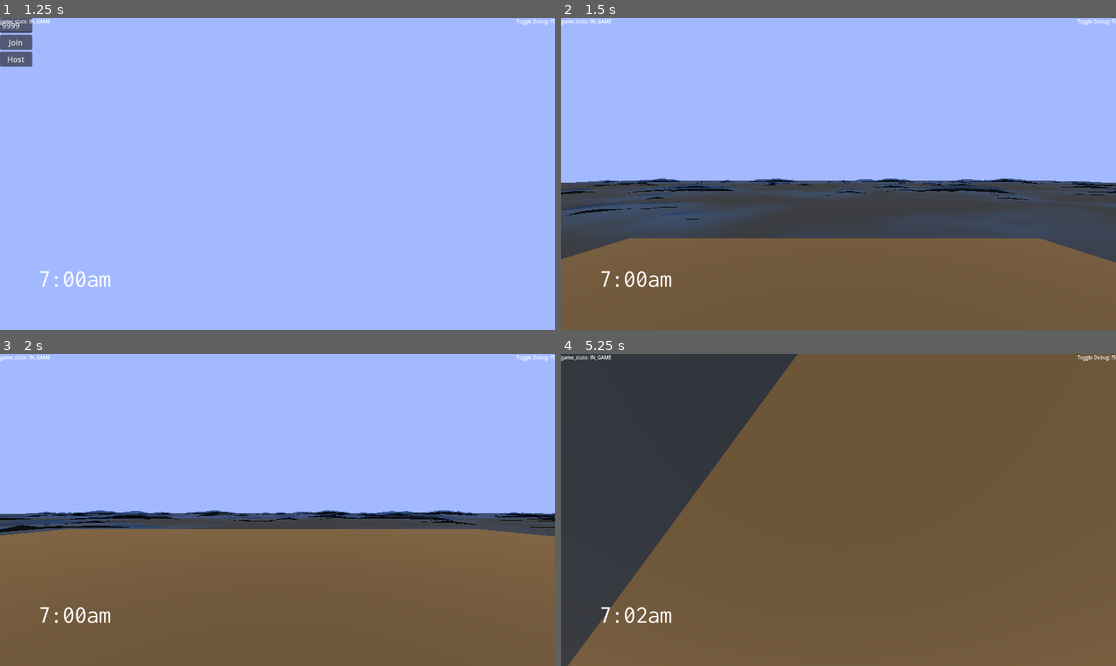
Above: before the commit, frames 1-4 (two rows, left to right).
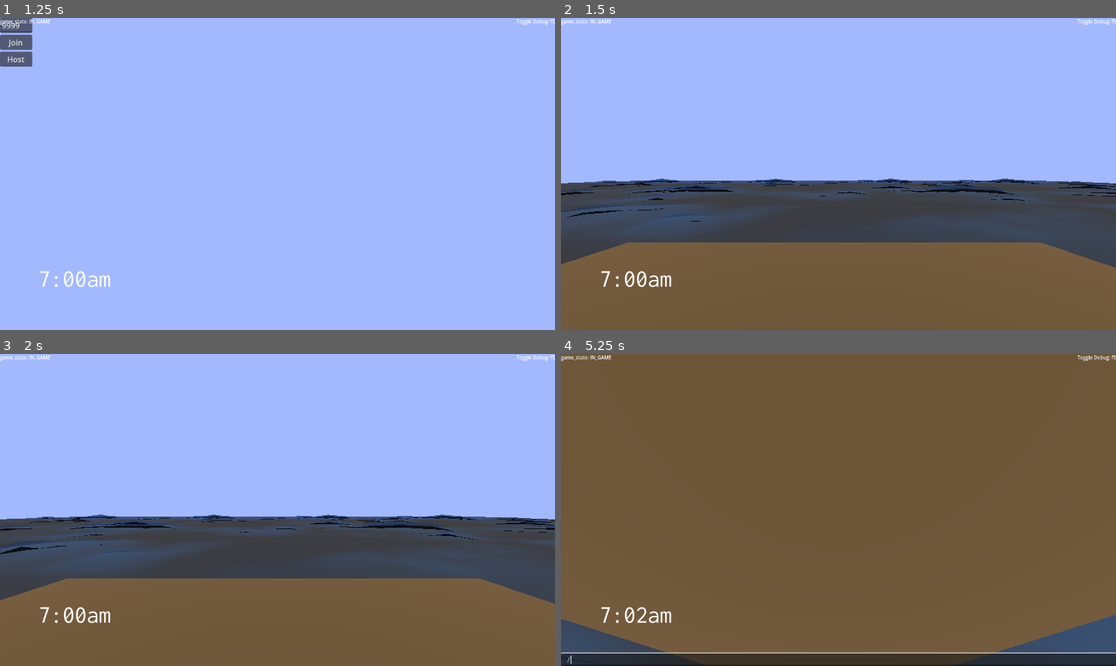
Above: after the commit, the same moments.

Repository: illogicalapple/open-water
Game: Godot game, scene res://scenes/start_menu.tscn
Two runs of this game, one before a commit and one after it. Both use one fixed random seed, a clock stepped at 60 frames per second and the inputs below.
Inputs (mouse positions are in pixels of both pictures, inside the frame that each line leads up to):
- Up to frame 1 (1.25 s): click "start game" at 0.5 s
- Up to frame 2 (1.5 s): click "Host" at 1.25 s
- Up to frame 3 (2 s): no input
- Up to frame 4 (5.25 s): tap Enter at 2, 4.25 s; move the mouse to (866, 510) at 2.02 s; hold / (commands, bound only after the commit) 2.03-2.78 s; hold W from 2.03 s (still down); tap Space at 2.27, 2.75, 3.02, 4.52 s; move the mouse to (810, 510) at 2.77 s; tap / (commands, bound only after the commit) at 2.85, 4.35 s; move the mouse to (849, 503) at 3.52 s; hold / (commands, bound only after the commit) 3.53-4.28 s; move the mouse to (832, 516) at 4.27 s; move the mouse to (877, 513) at 5.02 s; hold / (commands, bound only after the commit) from 5.03 s (still down)

Frame 1 is identical in both runs. In frame 2, 2.5% of the frame differs, in the area x 0-100%, y 51-81%; in frame 3, 20%; in frame 4, 28%, in the area x 0-100%, y 0-100%.
Error after the commit: Invalid access to property or key 'character_state' on a base object of type 'Node (states.gd)'. (res://player_character/player_character.gd:20)

Commit message:
commands and things

Diff:
--- a/main.tscn
+++ b/main.tscn
@@ -1,9 +1,8 @@
-[gd_scene load_steps=19 format=3 uid="uid://ce17c81jacq53"]
+[gd_scene load_steps=18 format=3 uid="uid://ce17c81jacq53"]
 
 [ext_resource type="Script" path="res://main.gd" id="1_whca7"]
 [ext_resource type="Shader" path="res://main.gdshader" id="2_6w6rm"]
 [ext_resource type="PackedScene" uid="uid://d2mnnap7exmi7" path="res://scenes/gui.tscn" id="3_lgndg"]
-[ext_resource type="Theme" uid="uid://yqhp0x75g3lx" path="res://menu_theme.tres" id="4_q6qku"]
 
 [sub_resource type="StandardMaterial3D" id="StandardMaterial3D_0ntqk"]
 albedo_color = Color(0.411765, 0.313726, 0.188235, 1)
@@ -66,7 +65,6 @@
 
 [node name="GUI" parent="." instance=ExtResource("3_lgndg")]
 mouse_filter = 2
-theme = ExtResource("4_q6qku")
 
 [node name="Menu" type="VBoxContainer" parent="."]
 offset_right = 40.0
--- a/menu_theme.tres
+++ b/menu_theme.tres
@@ -5,3 +5,4 @@
 [resource]
 default_font = ExtResource("1_tj0if")
 default_font_size = 50
+LineEdit/font_sizes/font_size = 16
--- a/player_character/player_character.gd
+++ b/player_character/player_character.gd
@@ -16,7 +16,9 @@
 func _physics_process(delta):
 	if synchronizer.is_multiplayer_authority():
 		var direction = Vector3.ZERO
-		if not is_on_floor(): direction.y -= 0.4
+		if not is_on_floor():
+			if not (States.character_state == States.CharacterStates.FLY or States.character_state == States.CharacterStates.NOCLIP):
+				direction.y -= 0.4
 		if is_on_floor() and Input.is_key_pressed(KEY_SPACE): direction.y +=jumpheight
 		if Input.is_key_pressed(KEY_W): direction -= global_transform.basis.z
 		elif Input.is_key_pressed(KEY_S): direction += global_transform.basis.z
--- a/project.godot
+++ b/project.godot
@@ -39,6 +39,11 @@
 "events": [Object(InputEventKey,"resource_local_to_scene":false,"resource_name":"","device":-1,"window_id":0,"alt_press …(182 unchanged characters)…
 ]
 }
+commands={
+"deadzone": 0.5,
+"events": [Object(InputEventKey,"resource_local_to_scene":false,"resource_name":"","device":-1,"window_id":0,"alt_pressed":false,"shift_pressed":false,"ctrl_pressed":false,"meta_pressed":false,"pressed":false,"keycode":0,"physical_keycode":47,"key_label":0,"unicode":47,"echo":false,"script":null)
+]
+}
 
 [rendering]
 
--- a/scenes/gui.gd
+++ b/scenes/gui.gd
@@ -4,4 +4,28 @@
 	var minute: String = str(new_time.minute)
 	if len(minute) < 2:
 		minute = "0" + minute
-	$Label.text = str(new_time.hour) + ":" + minute + "am" if new_time.am else "pm"
+	$Time.text = str(new_time.hour) + ":" + minute + "am" if new_time.am else "pm"
+
+func _unhandled_input(event):
+	if event.is_action_pressed("commands"):
+		$Commands.text = ""
+		($Commands as LineEdit).show()
+		($Commands as LineEdit).grab_focus()
+
+func _on_commands_text_submitted(command):
+	$Commands.hide()
+	var no_slash: String = command
+	if no_slash.begins_with("/"):
+		no_slash = no_slash.substr(1)
+	var parsed: Array = no_slash.split(" ")
+	if parsed[0] == "charstate":
+		match parsed[1]:
+			"noclip":
+				States.character_state = States.CharacterStates.NOCLIP
+			"fly":
+				States.character_state = States.CharacterStates.FLY
+			"normal":
+				States.character_state = States.CharacterStates.NORMAL
+
+func _on_commands_focus_exited():
+	$Commands.hide()
--- a/scenes/gui.tscn
+++ b/scenes/gui.tscn
@@ -1,6 +1,7 @@
-[gd_scene load_steps=2 format=3 uid="uid://d2mnnap7exmi7"]
+[gd_scene load_steps=3 format=3 uid="uid://d2mnnap7exmi7"]
 
 [ext_resource type="Script" path="res://scenes/gui.gd" id="1_askin"]
+[ext_resource type="Theme" uid="uid://yqhp0x75g3lx" path="res://menu_theme.tres" id="1_r28kn"]
 
 [node name="GUI" type="Control"]
 layout_mode = 3
@@ -9,9 +10,10 @@
 anchor_bottom = 1.0
 grow_horizontal = 2
 grow_vertical = 2
+theme = ExtResource("1_r28kn")
 script = ExtResource("1_askin")
 
-[node name="Label" type="Label" parent="."]
+[node name="Time" type="Label" parent="."]
 layout_mode = 1
 anchors_preset = 2
 anchor_top = 1.0
@@ -22,3 +24,18 @@
 offset_bottom = -80.0
 grow_vertical = 0
 text = "7:00am"
+
+[node name="Commands" type="LineEdit" parent="."]
+visible = false
+layout_mode = 1
+anchors_preset = 12
+anchor_top = 1.0
+anchor_right = 1.0
+anchor_bottom = 1.0
+offset_top = -26.0
+grow_horizontal = 2
+grow_vertical = 0
+placeholder_text = "insert command here"
+
+[connection signal="focus_exited" from="Commands" to="." method="_on_commands_focus_exited"]
+[connection signal="text_submitted" from="Commands" to="." method="_on_commands_text_submitted"]
